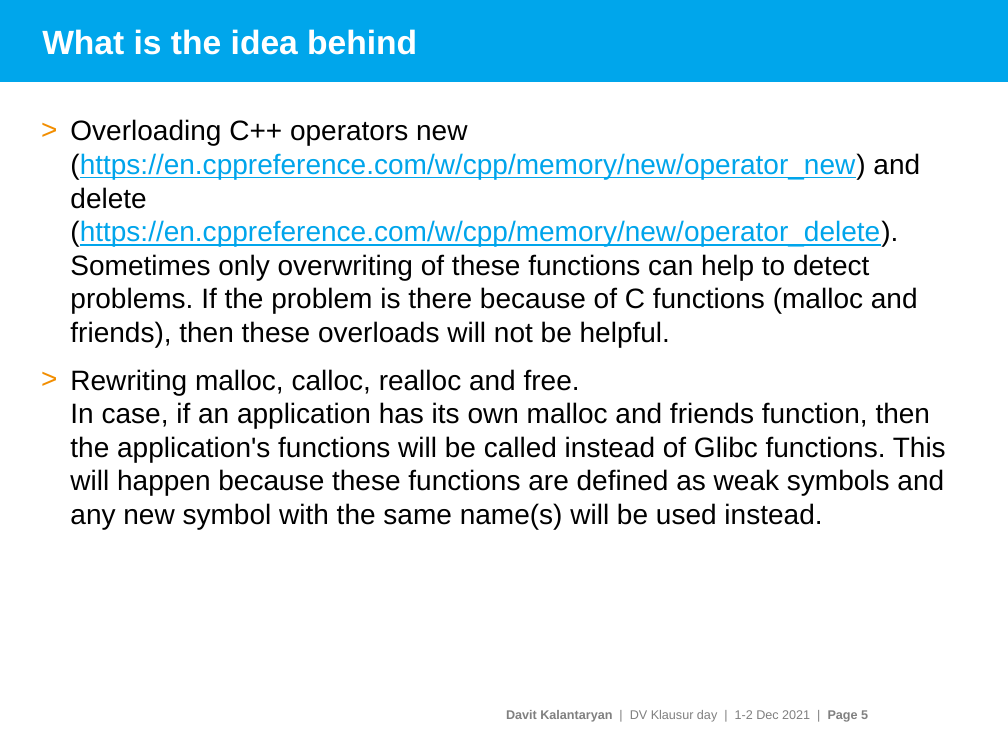
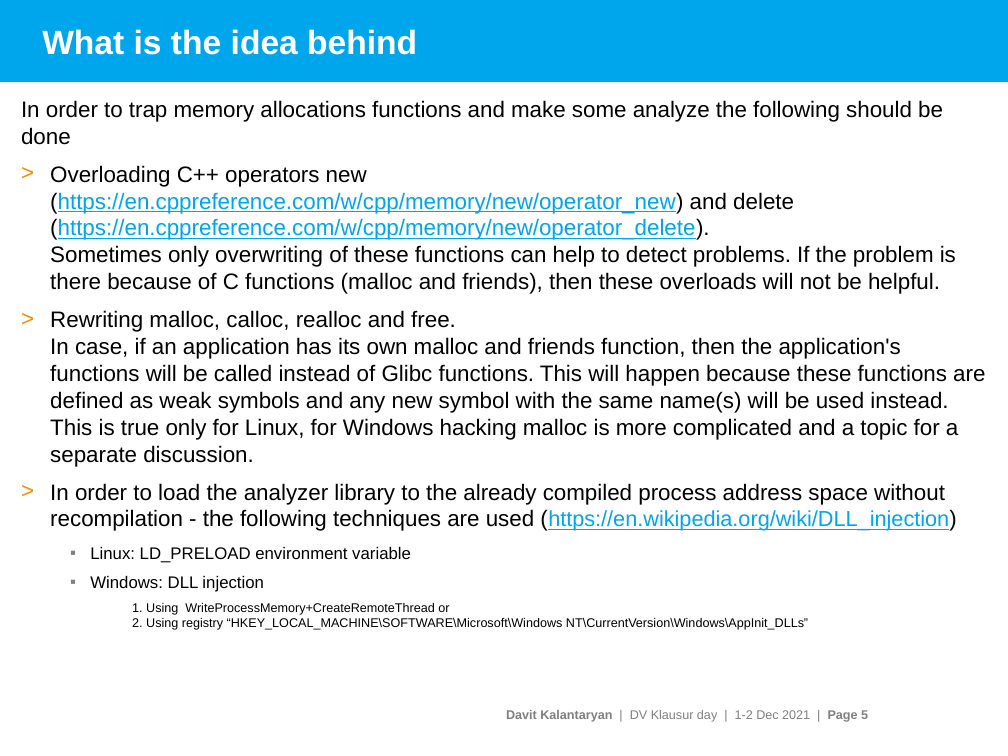
Before and after one commit to davitkalantaryan/old-crash_investigator, a slide deck: slide 5 of docs/crash_investigations.pptx. Drawn at 1008x756 pixels with LibreOffice and Linux fonts; fonts in the diff are those of the drawing; background and template pictures are left out. Boxes give left, top, right and bottom in pixels: in the first picture for what was removed or moved away, otherwise in the second. Text is boxed around its words. In the diff, an @@ line names an element or a change of style, - is before the commit and + after.

```diff
--- a/docs/crash_investigations.pptx
+++ b/docs/crash_investigations.pptx
@@ text "In order to trap memory ...": place and size @@
-text "In order to trap memory ..." at (70,119,946,529)
+text "In order to trap memory ..." at (21,100,985,630)
@@ text at (21,100,943,145): paragraph added @@
+In order to trap memory allocations functions and make some analyze the following should be done
@@ text at (50,165,956,294): size 20 to 16 pt in "Overloading C++ operators new (https://en.cppreference.com/w ..."; less space between paragraphs @@
@@ text at (50,310,985,630): text changed; size 20 to 16 pt @@
-> Rewriting malloc, calloc, realloc and free.
-  In case, if an application has its own malloc and friends function, then the application's functions will be called instead of Glibc functions. This will happen because these functions are defined as weak symbols and any new symbol with the same name(s) will be used instead.
+> Rewriting malloc, calloc, realloc and free.
+  In case, if an application has its own malloc and friends function, then the application's functions will be called instead of Glibc functions. This will happen because these functions are defined as weak symbols and any new symbol with the same name(s) will be used instead. This is true only for Linux, for Windows hacking malloc is more complicated and a topic for a separate discussion.
+> In order to load the analyzer library to the already compiled process address space without recompilation - the following techniques are used (https://en.wikipedia.org/wiki/DLL_injection)
+  ▪ Linux: LD_PRELOAD environment variable
+  ▪ Windows: DLL injection
+    1. Using WriteProcessMemory+CreateRemoteThread or
+    2. Using registry “HKEY_LOCAL_MACHINE\SOFTWARE\Microsoft\Windows NT\CurrentVersion\Windows\AppInit_DLLs”
```
Also in this commit, not shown: 1 other slide changed, 1 slide added, 1 other file.
